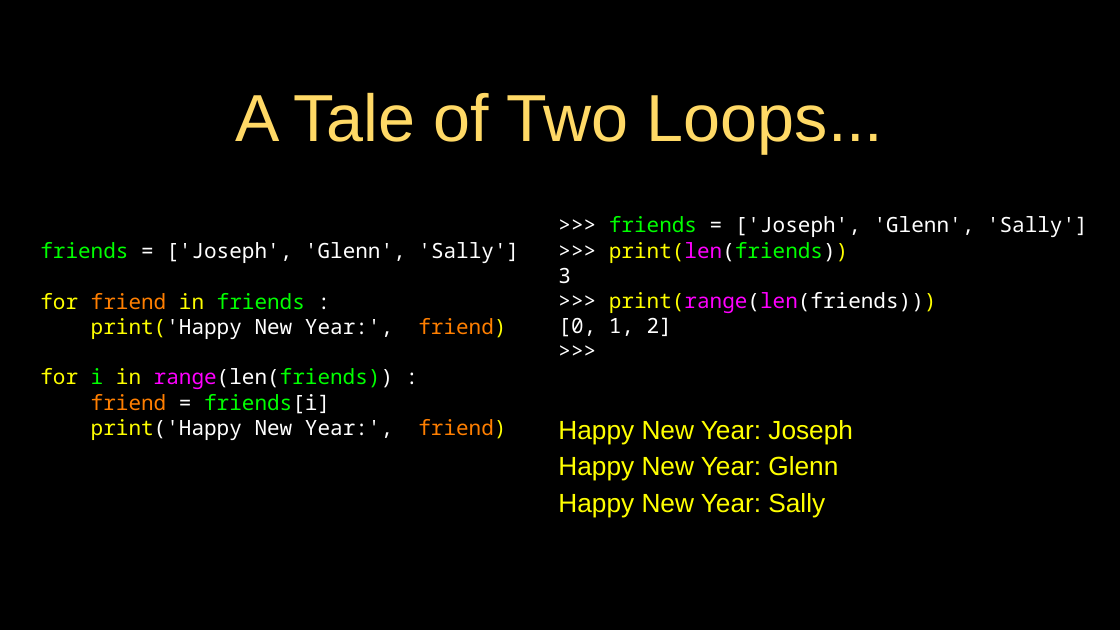
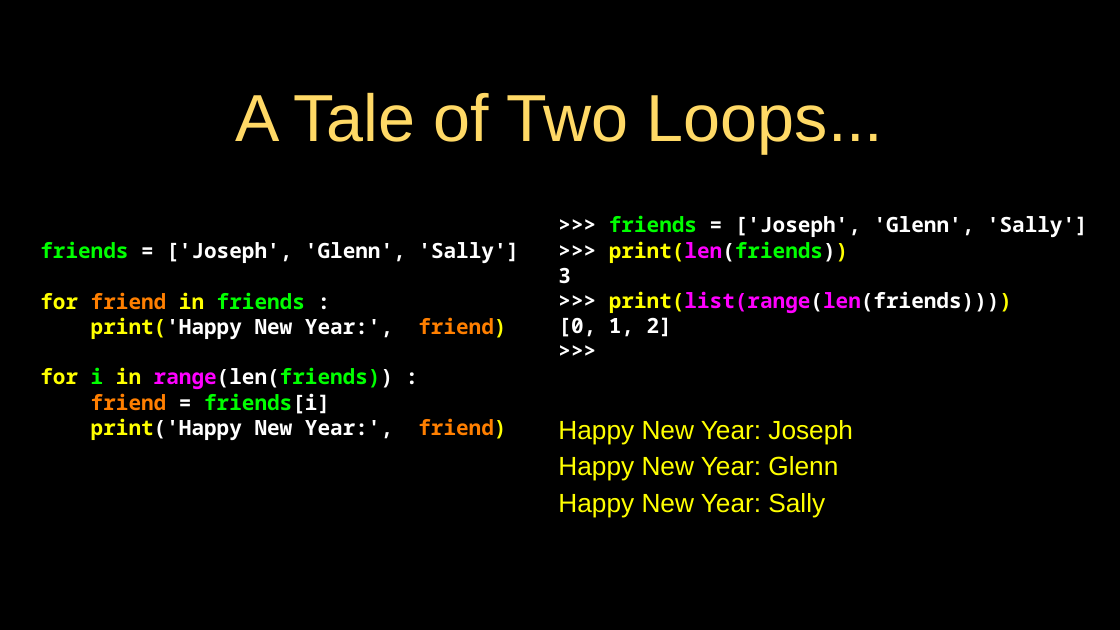
Before and after one commit to csev/py4e, a slide deck: slide 12 of lectures3/Pythonlearn-08-Lists.pptx. Drawn at 1120x630 pixels with LibreOffice and Linux fonts; fonts in the diff are those of the drawing. Boxes give left, top, right and bottom in pixels: in the first picture for what was removed or moved away, otherwise in the second. Text is boxed around its words. In the diff, an @@ line names an element or a change of style, - is before the commit and + after.

```diff
--- a/lectures3/Pythonlearn-08-Lists.pptx
+++ b/lectures3/Pythonlearn-08-Lists.pptx
@@ text "friends = ['Joseph', 'Glenn', 'Sally']" at (40, 241, 519, 440): bold on @@
@@ text at (558, 215, 1088, 337): bold on in ">>> friends = ['Joseph', 'Glenn', 'Sally']", ">>> print(len(friends))", "3", "[0, 1, 2]" and 1 more places @@
@@ text at (609, 291, 1012, 313): text changed; bold on @@
->>> print(range(len(friends)))
+>>> print(list(range(len(friends))))
```
Also in this commit, not shown: 24 other slides changed, 13 other files.
